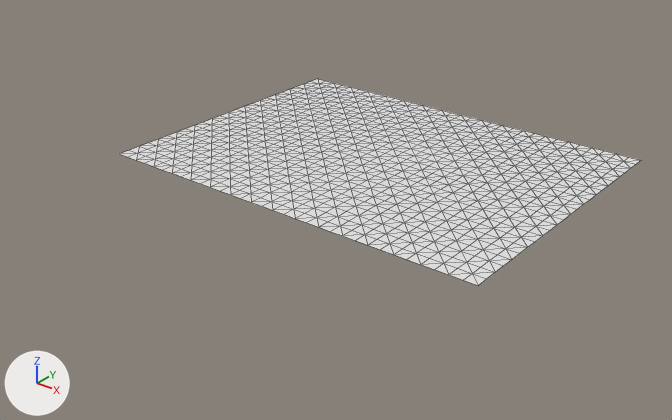
The OBJ model assets/maps/chunks/terrain_lod0_1_3.obj, before and after one commit.
Camera for both pictures: a camera (50 mm lens) standing at (173.6, -323.3, 47.0) and looking at (96.5, -226.9, -12.7). Every picture has the same lights, and +X, +Y and +Z are marked at lower left. The picture after the commit comes second. Mesh edges are drawn as thin lines. Where no turn or scale is listed for an object, it has been applied to the vertices.

In view in the first picture: 'terrain_lod0_1_3'.
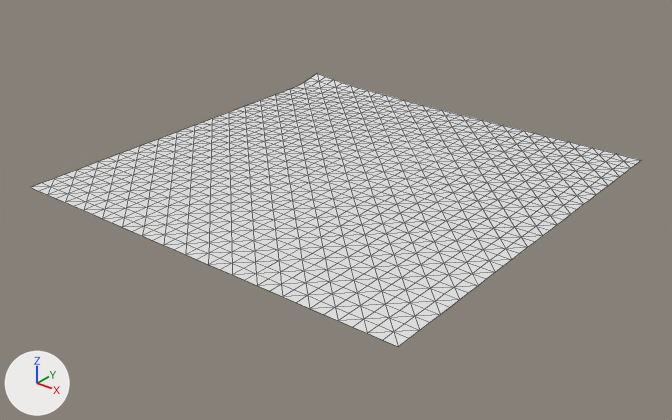
The change, as a list of edits to the scene's bpy script:
```text
Change me_terrain_lod0_1_3:
    used by ob_terrain_lod0_1_3; location = (0.0, 0.0, 0.0)
    remove me_terrain_lod0_1_3.from_pydata(...)  # 825 vertices, 1536 faces; spans x 64.0..128.0, y -240.0..-192.0, z -8.0
    add me_terrain_lod0_1_3.from_pydata(...)  # 1089 vertices, 2048 faces; spans x 64.0..128.0, y -256.0..-192.0, z -8.0..-6.9
    me_terrain_lod0_1_3 part 1
    5 vertices in x 64.0..80.0, y -196.0..-192.0, z -8.0 move by (0.0, 0.0, 0.2)
    4 vertices in x 66.0..84.0, y -196.0..-192.0, z -8.0 move by (0.0, 0.0, 0.1)
    8 vertices move from x 64.0..72.0, y -194.0..-192.0, z -8.0 to x 64.0..72.0, y -194.0..-192.0, z -7.7..-6.9
    me_terrain_lod0_1_3 part 2
    33 new vertices lie (0.0, -2.0, 0.0) away from vertices in x 64.0..128.0, y -240.0, z -8.0
    33 new vertices lie (0.0, -2.0, 0.0) away from vertices in x 64.0..128.0, y -242.0, z -8.0
    33 new vertices lie (0.0, -2.0, 0.0) away from vertices in x 64.0..128.0, y -244.0, z -8.0
    33 new vertices lie (0.0, -2.0, 0.0) away from vertices in x 64.0..128.0, y -246.0, z -8.0
    33 new vertices lie (0.0, -2.0, 0.0) away from vertices in x 64.0..128.0, y -248.0, z -8.0
    33 new vertices lie (0.0, -2.0, 0.0) away from vertices in x 64.0..128.0, y -250.0, z -8.0
    33 new vertices lie (0.0, -2.0, 0.0) away from vertices in x 64.0..128.0, y -252.0, z -8.0
    33 new vertices lie (0.0, -2.0, 0.0) away from vertices in x 64.0..128.0, y -254.0, z -8.0
    512 new faces join them
```

Location of each change, [x1, y1, x2, y2] in pixels of the pictures (672 x 420 px; the box of a moved part takes in the faces that stretch with it):
'terrain_lod0_1_3', reshaped (17% wider, 33% taller): before [120, 79, 641, 285]; after [31, 73, 641, 347]
part 1 of me_terrain_lod0_1_3, moved or reshaped: before [297, 79, 412, 106]; after [297, 73, 412, 106]
part 2 of me_terrain_lod0_1_3, added: after [31, 154, 478, 347]
